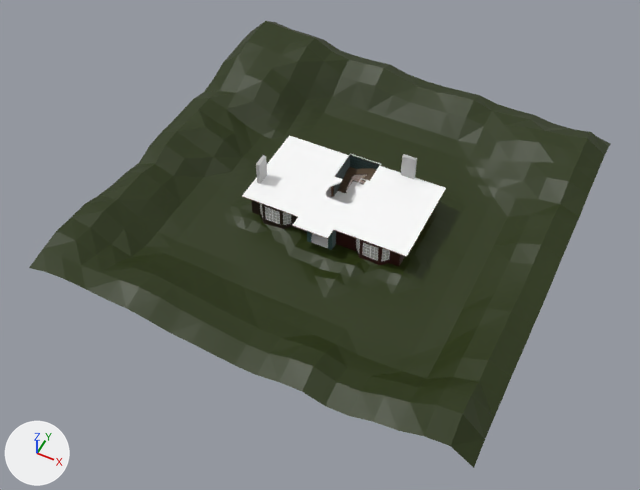
An edit to the FBX model unity/Basic/Assets/Models/house.fbx, drawn before and after from the same camera.
One viewpoint serves both versions: a camera (50 mm lens) standing at (0.478, -1.051, 1.196) and looking at (-0.008, -0.08, -0.018). Lighting does not change. The marker at lower left points along +X, +Y and +Z. Where no turn or scale is listed for an object, it has been applied to the vertices.

Names of what the first picture shows: 'billiards_floor1', 'dining_floor1', 'dining_walls', 'hall_floor1', 'kitchen_floor1', 'salon_floor1', 'terrain'.
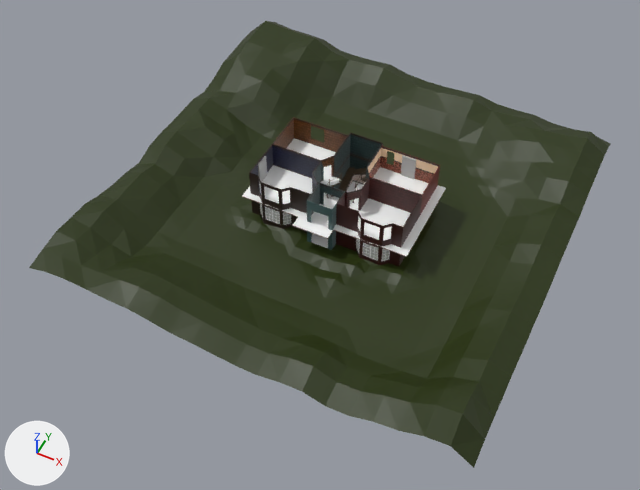
Pixel boxes [x1, y1, x2, y2] of what changed, in the pictures (640 x 490 px):
```json
{"object": "dining_walls.001", "change": "added", "after": [336, 177, 422, 248], "on screen": "brown"}
{"object": "salon_walls.001", "change": "added", "after": [249, 144, 321, 214]}
{"object": "kitchen_walls.001", "change": "added", "after": [367, 146, 440, 215], "on screen": "beige"}
{"object": "billiards_walls.001", "change": "added", "after": [272, 117, 348, 177], "on screen": "brown"}
{"object": "hall_walls.001", "change": "added", "after": [313, 133, 383, 190], "on screen": "black"}
{"object": "entry_walls.001", "change": "added", "after": [307, 182, 348, 230]}
{"object": "kitchen_floor1", "change": "unchanged, covered by the edit", "before": [364, 166, 446, 218], "after": [373, 167, 446, 218]}
{"object": "billiards_floor1", "change": "unchanged, covered by the edit", "before": [268, 135, 349, 182], "after": [287, 138, 336, 182]}
```

The change, as JSON lines over the scene's bpy script:
```json
{"op": "add", "block": "me_mesh_091_1", "code": ["me_mesh_091_1 = bpy.data.meshes.new('Mesh.091')", "me_mesh_091_1.from_pydata(...)  # 210 vertices, 216 faces; spans x -0.0026..0.0, y -0.0013..0.0013, z 0.0..0.019", "me_mesh_091_1.materials.append(mat_wood_mid)  # brown #584634"]}
{"op": "add", "block": "me_mesh_121", "code": ["me_mesh_121 = bpy.data.meshes.new('Mesh.121')", "me_mesh_121.from_pydata(...)  # 110 vertices, 82 faces; spans x 0.024..0.1485, y -0.0928..0.0055, z -0.0003..0.052", "me_mesh_121.materials.append(mat_wallpaper_red)  # picture img_wallpaper_red_png"]}
{"op": "add", "block": "me_mesh_120", "code": ["me_mesh_120 = bpy.data.meshes.new('Mesh.120')", "me_mesh_120.from_pydata(...)  # 137 vertices, 95 faces; spans x 0.0515..0.175, y -0.0928..0.0055, z -0.0003..0.052", "me_mesh_120.materials.append(mat_new_house_wallpaper_blue)  # picture img_wallpaper_blue_png"]}
{"op": "add", "block": "me_mesh_123", "code": ["me_mesh_123 = bpy.data.meshes.new('Mesh.123')", "me_mesh_123.from_pydata(...)  # 70 vertices, 29 faces; spans x -0.0474..0.0474, y -0.0725..0.0725, z -0.0271..0.0271", "me_mesh_123.materials.append(mat_wallpaper_turq)  # picture img_wallpaper_turq_png"]}
{"op": "add", "block": "me_mesh_122", "code": ["me_mesh_122 = bpy.data.meshes.new('Mesh.122')", "me_mesh_122.from_pydata(...)  # 58 vertices, 35 faces; spans x -0.03..0.03, y -0.0965..-0.0463, z -0.0021..0.052", "me_mesh_122.materials.append(mat_wallpaper_turq)  # picture img_wallpaper_turq_png"]}
{"op": "add", "block": "me_mesh_125", "code": ["me_mesh_125 = bpy.data.meshes.new('Mesh.125')", "me_mesh_125.from_pydata(...)  # 75 vertices, 43 faces; spans x -0.0582..0.0582, y -0.0424..0.0424, z -0.0262..0.0262", "me_mesh_125.materials.append(mat_brick_wall_interior)  # picture img_brick_wall_interior_png"]}
{"op": "add", "block": "me_mesh_124", "code": ["me_mesh_124 = bpy.data.meshes.new('Mesh.124')", "me_mesh_124.from_pydata(...)  # 67 vertices, 48 faces; spans x -0.0582..0.0582, y -0.0424..0.0424, z -0.0262..0.0262", "me_mesh_124.materials.append(mat_wallpaper_yellow)  # picture img_wallpaper_yellow_png"]}
{"op": "add", "block": "ob_post11", "code": ["ob_post11 = bpy.data.objects.new('post11', me_mesh_091_1)", "ob_post11.location = (0.03, 0.0, 0.051)"]}
{"op": "add", "block": "ob_dining_walls_001", "code": ["ob_dining_walls_001 = bpy.data.objects.new('dining_walls.001', me_mesh_121)", "ob_dining_walls_001.location = (0.0, 0.0, 0.053)"]}
{"op": "add", "block": "ob_salon_walls_001", "code": ["ob_salon_walls_001 = bpy.data.objects.new('salon_walls.001', me_mesh_120)", "ob_salon_walls_001.location = (-0.2, 0.0, 0.053)"]}
{"op": "add", "block": "ob_hall_walls_001", "code": ["ob_hall_walls_001 = bpy.data.objects.new('hall_walls.001', me_mesh_123)", "ob_hall_walls_001.location = (0.0, 0.026, 0.077)"]}
{"op": "add", "block": "ob_entry_walls_001", "code": ["ob_entry_walls_001 = bpy.data.objects.new('entry_walls.001', me_mesh_122)", "ob_entry_walls_001.location = (0.0, 0.0, 0.053)"]}
{"op": "add", "block": "ob_kitchen_walls_001", "code": ["ob_kitchen_walls_001 = bpy.data.objects.new('kitchen_walls.001', me_mesh_125)", "ob_kitchen_walls_001.location = (0.09, 0.048, 0.078)"]}
{"op": "add", "block": "ob_billiards_walls_001", "code": ["ob_billiards_walls_001 = bpy.data.objects.new('billiards_walls.001', me_mesh_124)", "ob_billiards_walls_001.location = (-0.09, 0.047, 0.078)"]}
```
